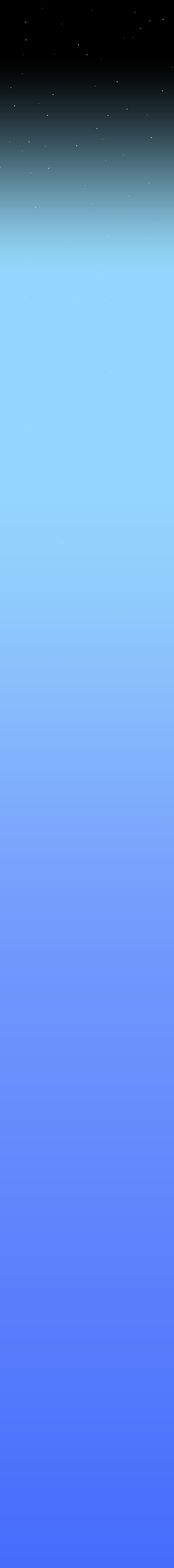
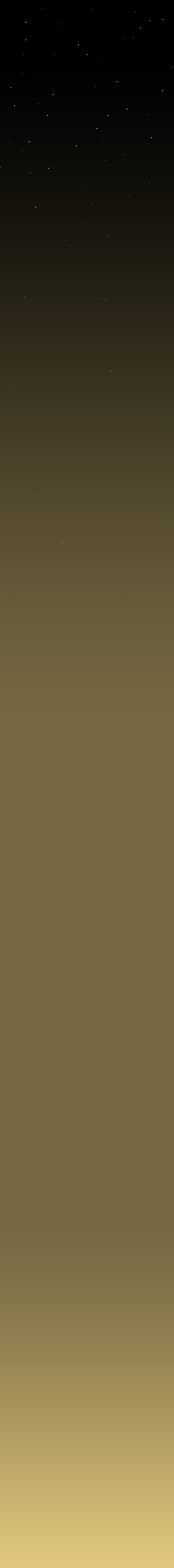
The second 174px x 1568px image is a revision of the first. Changes to its layers:
hid "neptune" over [0,63,174,1568]
